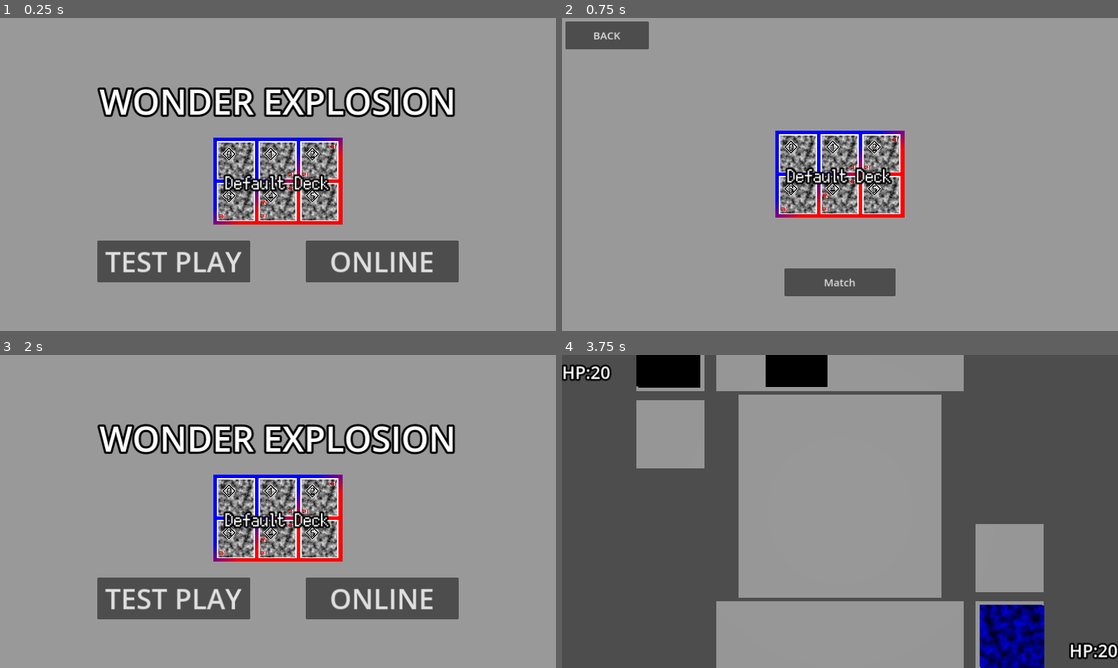
Above: before the commit, frames 1-4 (two rows, left to right).
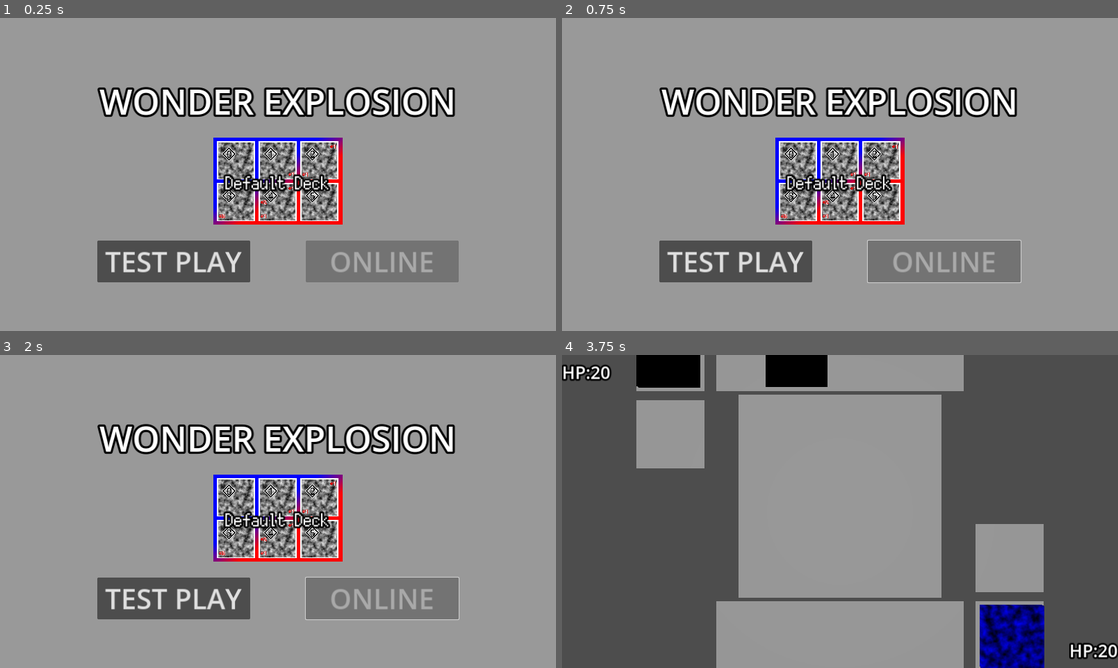
Above: after the commit, the same moments.

Repository: Juna-Idler/WonderExplosion
Game: Godot game, scene res://main.tscn
Same seed, same stepped clock (60 frames per second), same inputs: the game is played once before the commit and once after it.
Inputs (mouse positions are in pixels of both pictures, inside the frame that each line leads up to):
- Up to frame 1 (0.25 s): no input
- Up to frame 2 (0.75 s): click (945, 262) at 0.5 s, where only the run before the commit has a clickable "ONLINE"
- Up to frame 3 (2 s): click (44, 373) at 1.25 s, where only the run before the commit has a clickable "BACK"
- Up to frame 4 (3.75 s): click (840, 517) at 2 s; click "BACK" at 2.75 s; click "TEST PLAY" at 3.5 s

The runs differ from the first frame. In frame 1, 3.5% of the frame differs, in the area x 55-83%, y 71-85%; in frame 2, 19%, in the area x 0-83%, y 1-89%; in frame 3, 3.6%; in frame 4, nothing differs.

Commit message:
プレイヤーの色が被らないようにする処理

Diff:
--- a/build/build.gd
+++ b/build/build.gd
@@ -18,8 +18,11 @@
 @onready var mover : TextureRect = %Mover
 @onready var deck_name = %DeckName
 
-@onready var primary_color = %PrimaryColor
-@onready var secondary_color = %SecondaryColor
+@onready var primary_color_button = %PrimaryColor
+@onready var secondary_color_button = %SecondaryColor
+
+var primary_color : Color
+var secondary_color : Color
 
 @onready var deck_power = %DeckPower
 const DECK_POWER_TEXT := "DECK (%d)"
@@ -30,6 +33,8 @@
 
 # Called when the node enters the scene tree for the first time.
 func _ready():
+	var d := Deck.new("",[1,2,3,4,5,6],Color.BLUE,Color.RED)
+	initialize(d)
 	pass # Replace with function body.
 
 
@@ -58,8 +63,10 @@
 		deck_power_point += Global.card_list.get_card_data(d).power
 	deck_power.text = DECK_POWER_TEXT % deck_power_point
 
-	primary_color.color = deck.primary_color
-	secondary_color.color = deck.secondary_color
+	primary_color_button.color = deck.primary_color
+	secondary_color_button.color = deck.secondary_color
+	primary_color = deck.primary_color
+	secondary_color = deck.secondary_color
 
 	save_button.disabled = false
 
@@ -169,7 +176,24 @@
 	var cards : Array[int] = []
 	for c in deck_list.get_children():
 		cards.append(c.get_meta("card_id"))
-	var p_color : Color = primary_color.color
-	var s_color : Color = secondary_color.color
+	var p_color : Color = primary_color_button.color
+	var s_color : Color = secondary_color_button.color
 	var deck := Deck.new(deck_name.text,cards,p_color,s_color)
 	request_save.emit(deck)
+
+
+
+func _on_primary_color_color_changed(color):
+	if ColorDistance.near_color(color,secondary_color):
+		if primary_color_button.color != primary_color:
+			primary_color_button.color = primary_color
+	else:
+		primary_color = color
+
+
+func _on_secondary_color_color_changed(color):
+	if ColorDistance.near_color(color,primary_color):
+		if secondary_color_button.color != secondary_color:
+			secondary_color_button.color = secondary_color
+	else:
+		secondary_color = color
--- a/build/build.tscn
+++ b/build/build.tscn
@@ -137,12 +137,14 @@
 layout_mode = 2
 size_flags_horizontal = 3
 color = Color(0, 0, 1, 1)
+edit_alpha = false
 
 [node name="SecondaryColor" type="ColorPickerButton" parent="MarginContainer/VBoxContainer/HBoxContainer/MarginContainer/VBoxContainer/HBoxContainer"]
 unique_name_in_owner = true
 layout_mode = 2
 size_flags_horizontal = 3
 color = Color(1, 0, 0, 1)
+edit_alpha = false
 
 [node name="Mover" type="TextureRect" parent="."]
 unique_name_in_owner = true
@@ -156,3 +158,5 @@
 [connection signal="pressed" from="MarginContainer/VBoxContainer/Header/BackButton" to="." method="_on_back_button_pressed"]
 [connection signal="pressed" from="MarginContainer/VBoxContainer/Header/SaveButton" to="." method="_on_save_button_pressed"]
 [connection signal="item_selected" from="MarginContainer/VBoxContainer/HBoxContainer/ItemList" to="." method="_on_item_list_item_selected"]
+[connection signal="color_changed" from="MarginContainer/VBoxContainer/HBoxContainer/MarginContainer/VBoxContainer/HBoxContainer/PrimaryColor" to="." method="_on_primary_color_color_changed"]
+[connection signal="color_changed" from="MarginContainer/VBoxContainer/HBoxContainer/MarginContainer/VBoxContainer/HBoxContainer/SecondaryColor" to="." method="_on_secondary_color_color_changed"]
--- a/main.tscn
+++ b/main.tscn
@@ -74,6 +74,7 @@
 grow_horizontal = 2
 grow_vertical = 2
 theme_override_font_sizes/font_size = 64
+disabled = true
 text = "ONLINE"
 
 [node name="Deck" type="Control" parent="TitleLayer/Panel"]
--- a/match/match.gd
+++ b/match/match.gd
@@ -38,8 +38,11 @@
 
 	var first_data := await game_server._send_ready_async()
 
+
 	var my_color := first_data.my_colors[0]
 	var rival_color := first_data.rival_colors[0]
+	if ColorDistance.near_color(my_color,rival_color):
+		rival_color = first_data.rival_colors[1]
 
 	client_player.initialize(first_data.my_name,first_data.my_deck,my_color,rival)
 	rival.initialize_unknown(first_data.rival_name,rival_color,client_player,true)
--- /dev/null
+++ b/test.gd
@@ -0,0 +1,13 @@
+extends Control
+
+
+# Called when the node enters the scene tree for the first time.
+func _ready():
+	var d := ColorDistance.get_distance2(Color.WHITE,Color.BLACK)
+	print(d)
+	pass # Replace with function body.
+
+
+# Called every frame. 'delta' is the elapsed time since the previous frame.
+func _process(delta):
+	pass
--- /dev/null
+++ b/test.tscn
@@ -0,0 +1,12 @@
+[gd_scene load_steps=2 format=3 uid="uid://dltqwr5svtoi0"]
+
+[ext_resource type="Script" path="res://test.gd" id="1_esmkj"]
+
+[node name="Control" type="Control"]
+layout_mode = 3
+anchors_preset = 15
+anchor_right = 1.0
+anchor_bottom = 1.0
+grow_horizontal = 2
+grow_vertical = 2
+script = ExtResource("1_esmkj")
--- /dev/null
+++ b/utility_code/color_distance.gd
@@ -0,0 +1,22 @@
+
+class_name ColorDistance
+
+const NEAR_COLOR_DISTANCE := 1.0
+
+static func near_color(c1 : Color,c2 : Color) -> bool:
+	return get_distance2(c1,c2) < NEAR_COLOR_DISTANCE ** 2
+
+static func get_distance2(c1 : Color,c2 : Color) -> float:
+	return pow(c1.r - c2.r,2) + pow(c1.g - c2.g,2) + pow(c1.b - c2.b,2)
+
+
+static func get_accepted_color(c : Color,target : Color, distance : float) -> Color:
+	if c == target:
+		return Color.TRANSPARENT
+	var d := get_distance2(c,target)
+	if d >= distance ** 2:
+		return c
+	var v := Vector3(c.r - target.r,c.g - target.g,c.b - target.b).normalized()
+	v = Vector3(target.r,target.g,target.b) + v * distance
+	v = clamp(v,Vector3.ZERO,Vector3.ONE)
+	return Color(v.x,v.y,v.z)
Not shown, changed: docs/index.html
Not shown, changed: docs/index.pck
